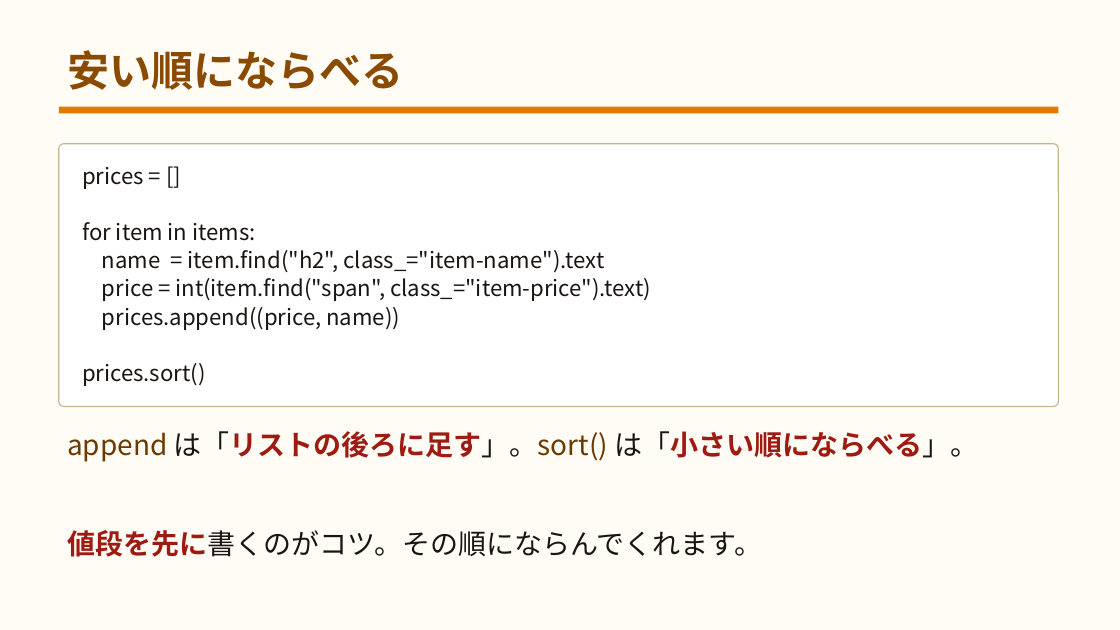
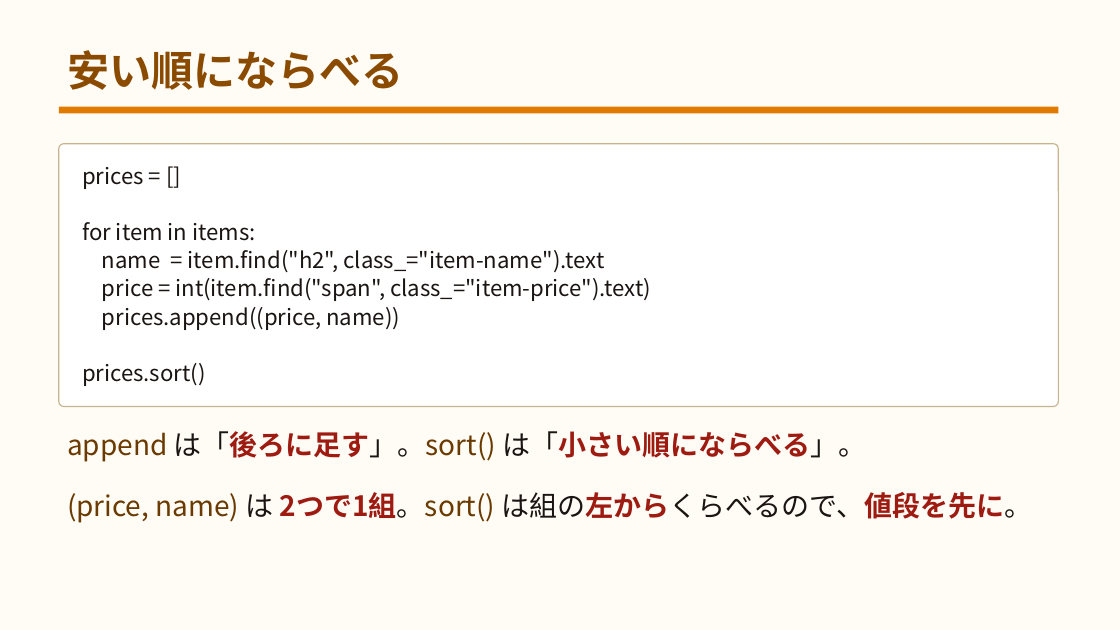
Before and after one commit to yuracode/isshop, a slide deck: slide 37 of docs/slides.pptx. Drawn at 1120x630 pixels with LibreOffice and Linux fonts; fonts in the diff are those of the drawing. Boxes give left, top, right and bottom in pixels: in the first picture for what was removed or moved away, otherwise in the second. Text is boxed around its words. In the diff, an @@ line names an element or a change of style, - is before the commit and + after.

```diff
--- a/docs/slides.pptx
+++ b/docs/slides.pptx
@@ text at (x1=67, y1=431, x2=866, y2=462): text changed @@
-append は「リストの後ろに足す」。sort() は「小さい順にならべる」。
+append は「後ろに足す」。sort() は「小さい順にならべる」。
@@ text at (x1=67, y1=492, x2=1033, y2=523): text changed; text colour #1A1512 to #6B3A00 @@
-値段を先に書くのがコツ。その順にならんでくれます。
+(price, name) は 2つで1組。sort() は組の左からくらべるので、値段を先に。
```
Also in this commit, not shown: 2 other slides changed, 3 other files.
